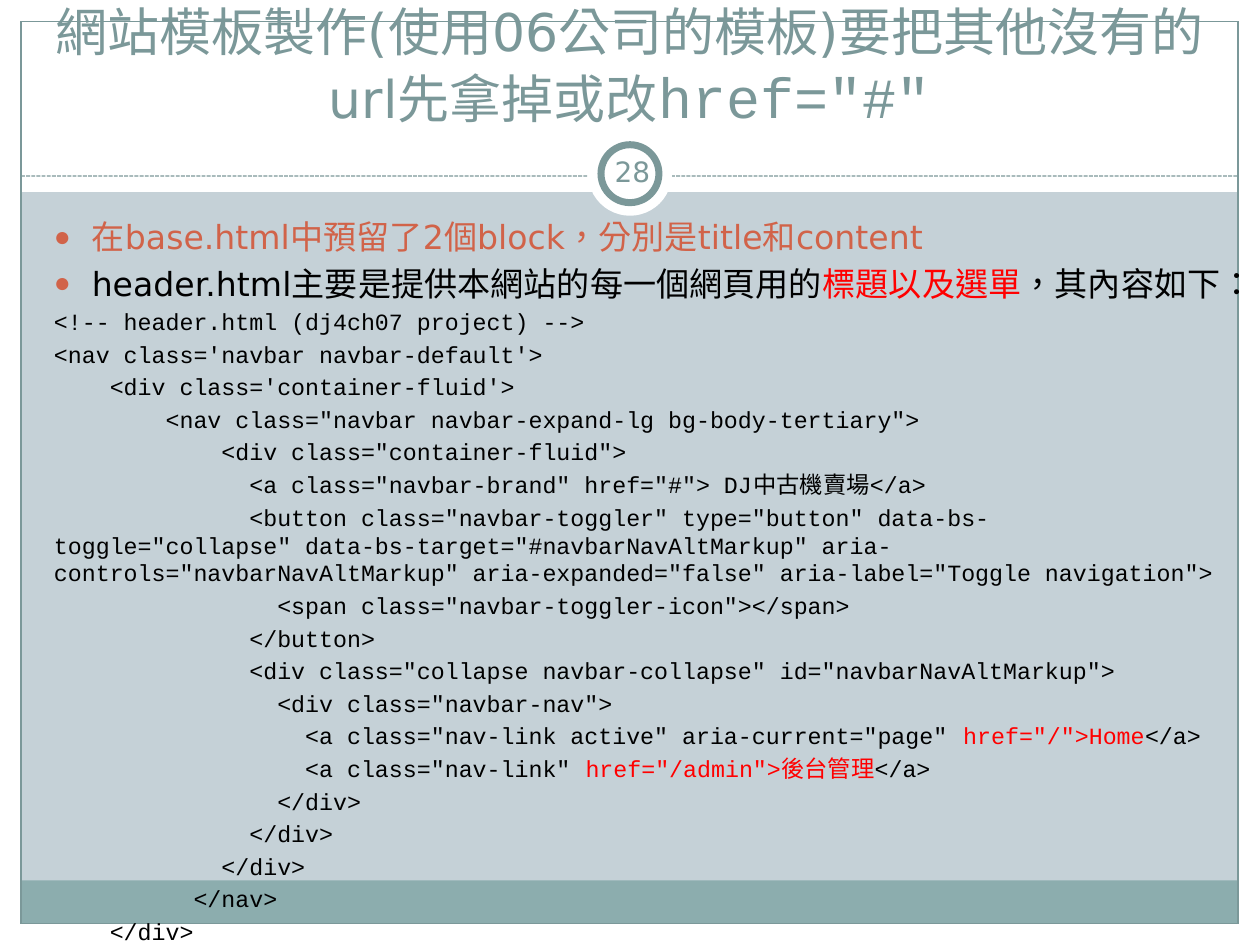
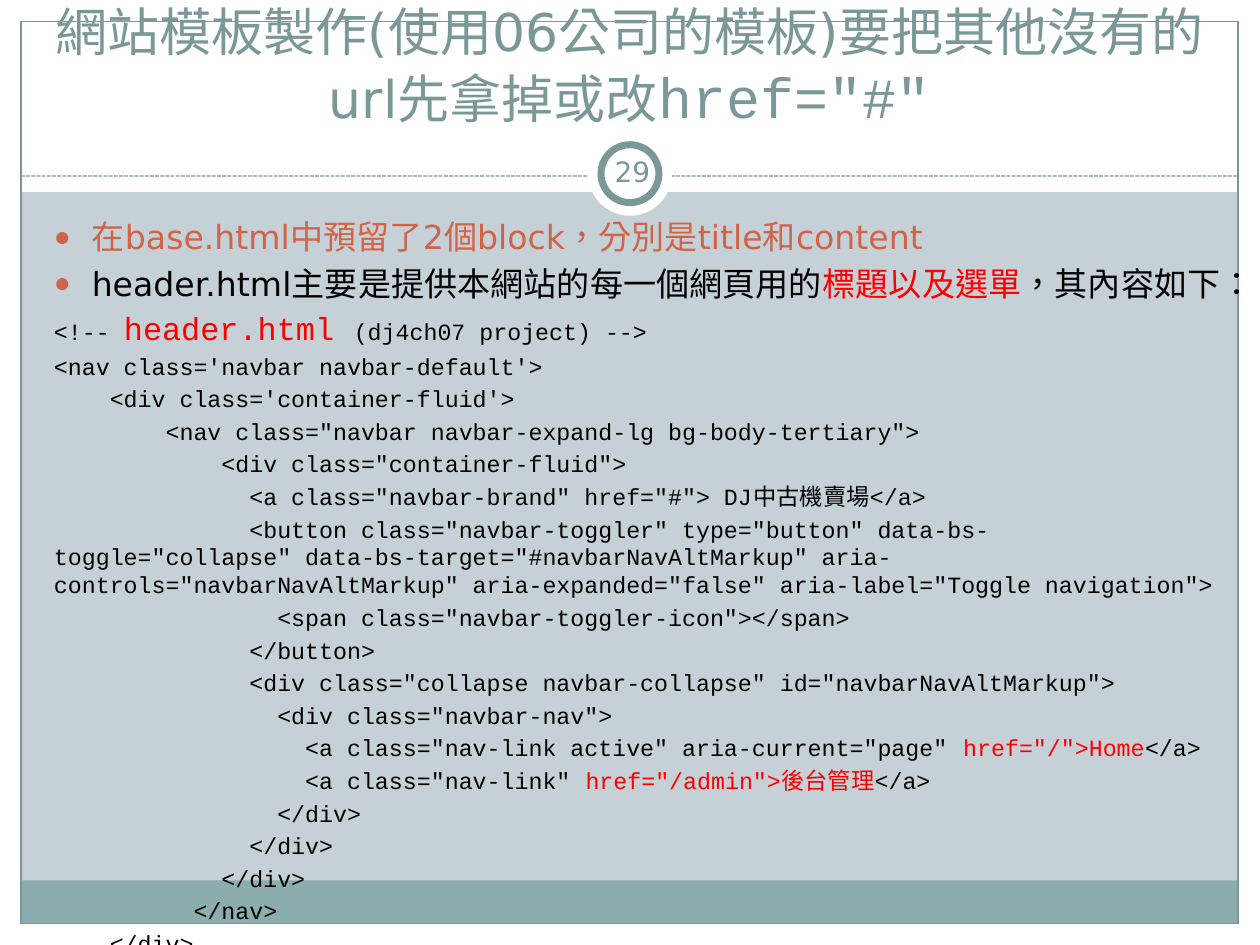
Before and after one commit to jacktea88/406django, a slide deck: slide 29 of ch07/Django4-ch07.pptx (slide 28 before the commit). Drawn at 1260x945 pixels with LibreOffice and Linux fonts; fonts in the diff are those of the drawing. Boxes give left, top, right and bottom in pixels: in the first picture for what was removed or moved away, otherwise in the second. Text is boxed around its words. In the diff, an @@ line names an element or a change of style, - is before the commit and + after.

```diff
--- a/ch07/Django4-ch07.pptx
+++ b/ch07/Django4-ch07.pptx
@@ page number at (615,161,651,189): text changed @@
-28
+29
@@ text at (124,317,591,345): size 13.3 to 18.2 pt, text colour #000000 to #FF0000 in "header.html" @@
```
Also in this commit, not shown: 10 other slides changed, 1 slide added, 6 other files.
